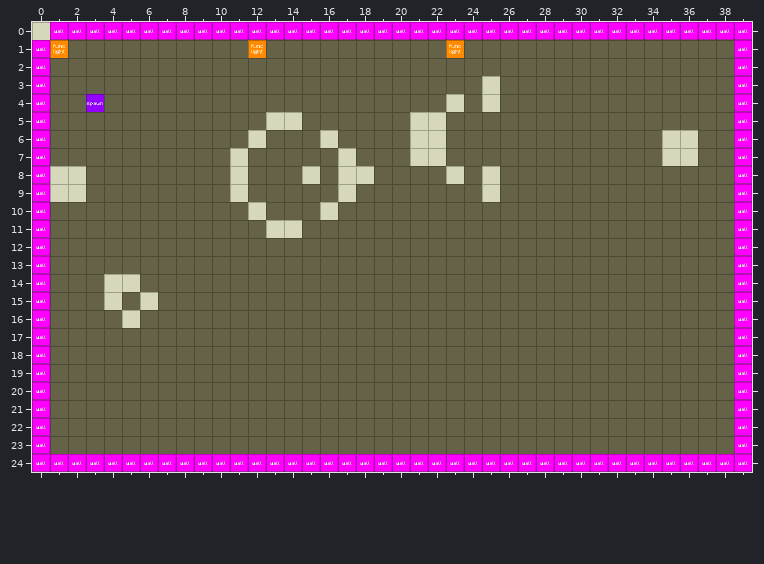
Tiled map, stored at assets/maps/rogue.tmx. The picture above is the old version.
Cells are 32x32 px. Shown: x 0..39, y 0..24.
The same view after the edit:
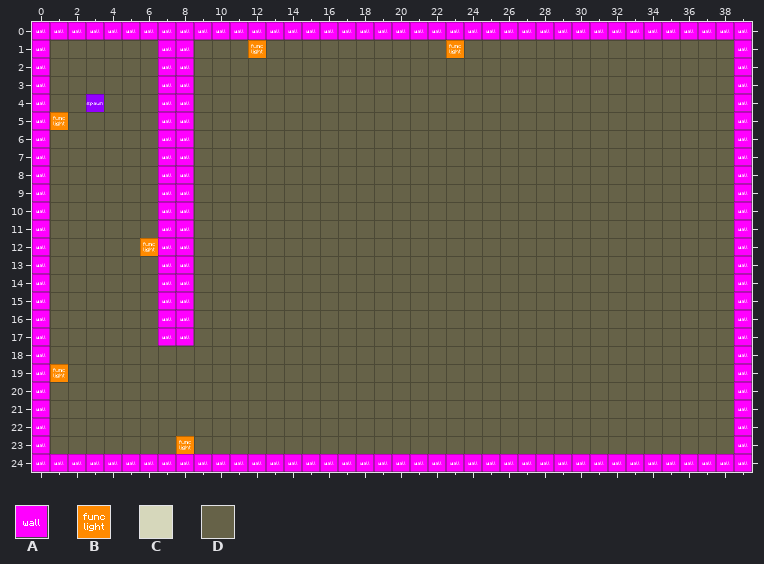
Key: from "orthotiles": A 1, B 4, C 8, D 11.
_ is an empty cell, # one hidden under a higher layer.
Commit message: Added light level meter to the player
The edit:
Layer "Ground":
y 1..17: x 7..8 DD -> ##
Layer "Collision":
y 1..17: x 7..8 __ -> AA
Layer "Game":
y 1: x 1 B -> _
y 5: x 1 _ -> B
y 12: x 6 _ -> B
y 19: x 1 _ -> B
y 23: x 8 _ -> B
Layer "cells" (removed):
y 0: x 0 C -> _
y 3: x 25 C -> _
y 4: x 23 C -> _; x 25 C -> _
y 5: x 13..14 CC -> __; x 21..22 CC -> __
y 6: x 12 C -> _; x 16 C -> _; x 21..22 CC -> __; x 35..36 CC -> __
y 7: x 11 C -> _; x 17 C -> _; x 21..22 CC -> __; x 35..36 CC -> __
y 8: x 1..2 CC -> __; x 11 C -> _; x 15 C -> _; x 17..18 CC -> __; x 23 C -> _; x 25 C -> _
y 9: x 1..2 CC -> __; x 11 C -> _; x 17 C -> _; x 25 C -> _
y 10: x 12 C -> _; x 16 C -> _
y 11: x 13..14 CC -> __
y 14: x 4..5 CC -> __
y 15: x 4 C -> _; x 6 C -> _
y 16: x 5 C -> _
